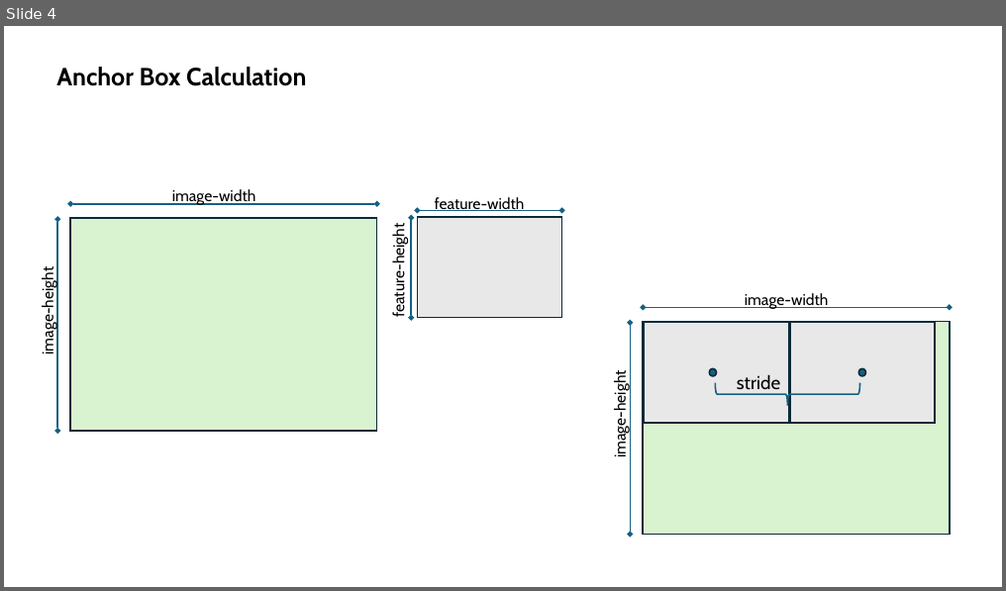
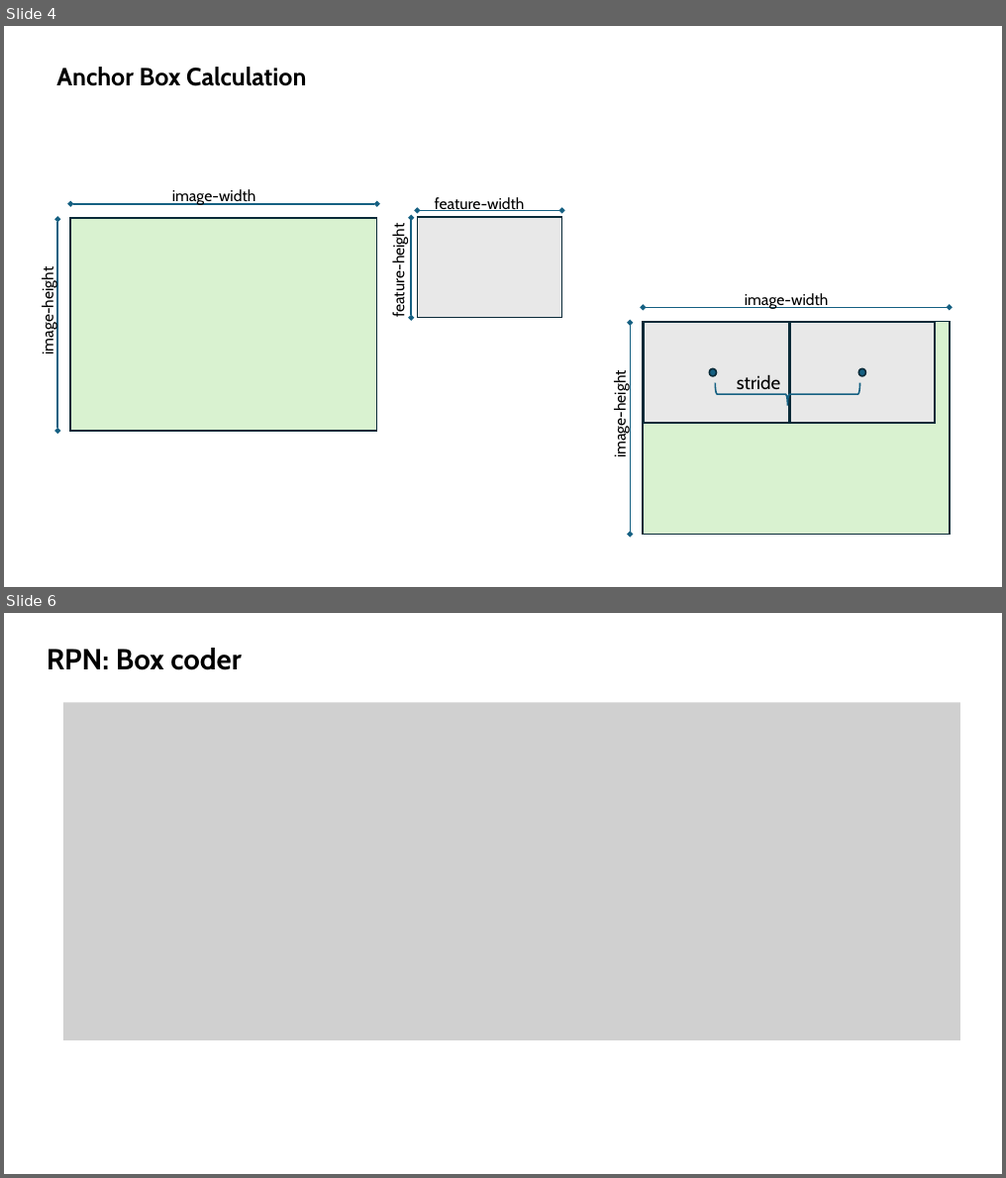
Before and after one commit to s-reaungamornrat/video_processing, a slide deck: mask_rcnn/doc/networks.pptx. Shown one above the other, each under a label of ours: slide 4 before the commit, slides 4 and 6 after it; the slides between them are not shown. The pictures are 1006x591 and 1006x1178 pixels, drawn with LibreOffice and Linux fonts; fonts in the diff are those of the drawing; grey boxes stand for pictures. Boxes give left, top, right and bottom in pixels: in the first picture for what was removed or moved away, otherwise in the second. Text is boxed around its words. In the diff, an @@ line names an element or a change of style, - is before the commit and + after.

```diff
--- a/mask_rcnn/doc/networks.pptx
+++ b/mask_rcnn/doc/networks.pptx
@@ slide 6 added at box(4, 613, 1002, 1174), background #FFFFFF @@
@@ text added at box(47, 648, 241, 670), 28 pt, text #000000, bold @@
+RPN: Box coder
@@ picture added at box(63, 702, 960, 1041) @@
```
Also in this commit, not shown: 1 other slide added, 3 other files.
